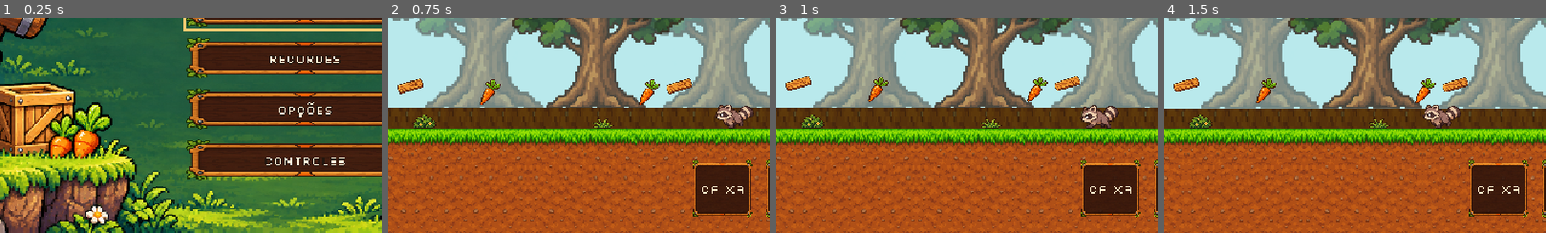
Above: before the commit, frames 1-4 (left to right).
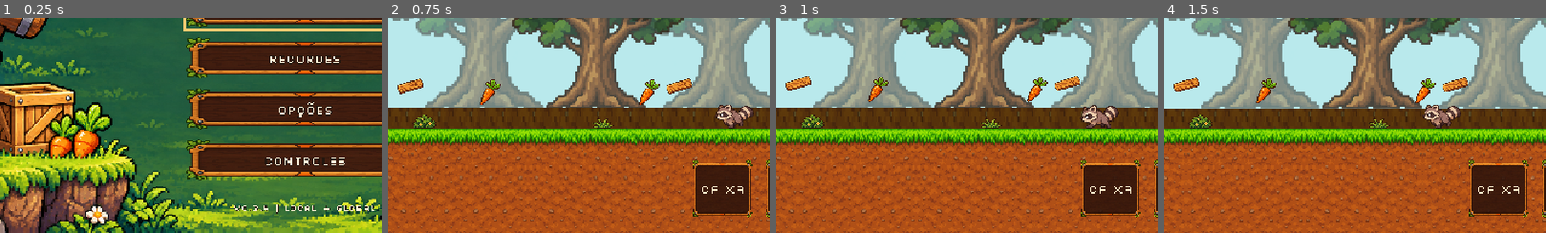
Above: after the commit, the same moments.

Repository: DenilsonMoreira/CraftBunny
Game: Godot game, scene res://main.tscn
Two runs of this game, one before a commit and one after it. Both use one fixed random seed, a clock stepped at 60 frames per second and the inputs below. Sound files missing from this copy of the repository are replaced by a short silence.
Inputs (mouse positions are % of the whole screen's width and height, from its top left):
- Up to frame 1 (0.25 s): no input
- Up to frame 2 (0.75 s): click "NOVO JOGO" at 0.5 s
- Up to frame 3 (1 s): no input
- Up to frame 4 (1.5 s): tap Enter at 1.25 s; move the mouse to (72, 45) at 1.27 s; hold D (move_right) from 1.28 s (still down); hold K (craft) from 1.28 s (still down); click (72, 45) at 1.42 s
The pictures show only the part of the screen within x 28-78%, y 50-100%; the shares and areas given below are measured in that part.

The runs differ from the first frame. In frame 1, 0.4% of the frame differs, in the area x 61-98%, y 86-92%; in frame 2, nothing differs; in frame 3, nothing differs; in frame 4, nothing differs.

Commit message:
Configure production leaderboard URL and build Android 0.3.4

Diff:
--- a/game/project.godot
+++ b/game/project.godot
@@ -29,7 +29,7 @@
 
 [craft_bunny]
 
-ranking/api_url=""
+ranking/api_url="https://craftbunny-web.vercel.app"
 
 [physics]
 
--- a/game/scripts/main.gd
+++ b/game/scripts/main.gd
@@ -493,6 +493,14 @@
  _title_button("Recordes","RECORDES",1,_show_records)
  _title_button("Opcoes","OPÇÕES",2,_show_settings)
  _title_button("Controles","CONTROLES",3,_show_controls)
+ var build_label := Label.new()
+ build_label.name = "BuildVersion"
+ build_label.text = "v%s | LOCAL + GLOBAL" % global_ranking.GAME_VERSION
+ build_label.position = Vector2(500,500)
+ build_label.size = Vector2(304,24)
+ build_label.horizontal_alignment = HORIZONTAL_ALIGNMENT_CENTER
+ build_label.add_theme_font_size_override("font_size",12)
+ title_screen.add_child(build_label)
  start.call_deferred("grab_focus")
 
 func _title_button(button_name: String, label: String, index: int, callback: Callable) -> Button:
--- /dev/null
+++ b/game/tools/check_global_connection.gd
@@ -0,0 +1,22 @@
+extends SceneTree
+func _initialize() -> void: call_deferred("_run")
+func _run() -> void:
+ if not "--online" in OS.get_cmdline_user_args():
+  push_error("Use -- --online to explicitly check production. No scores are submitted.")
+  quit(1)
+  return
+ var client = load("res://scripts/global_ranking.gd").new()
+ root.add_child(client)
+ var loaded := [false]
+ client.leaderboard_loaded.connect(func(_rows): loaded[0] = true)
+ await client.fetch_leaderboard()
+ print("PRODUCTION_LEADERBOARD=",loaded[0])
+ client.begin_attempt()
+ while client.starting: await process_frame
+ var started: bool = not client.run_id.is_empty() and not client.run_token.is_empty()
+ print("PRODUCTION_SESSION=",started)
+ print("PUBLIC_SCORES_SUBMITTED=0")
+ if not started: print("CONNECTION_STATUS=",client.status_text)
+ client.queue_free()
+ await process_frame
+ quit(0 if loaded[0] and started else 1)
Binary file changed: game/docs/qa_title.png
Not shown, added: game/tools/check_global_connection.gd.uid
Not shown, changed: docs/GLOBAL_RANKING.md
Not shown, changed: game/ROADMAP.md
Not shown, changed: game/docs/ANDROID_BUILD.md
Not shown, changed: game/tools/build_android.ps1
